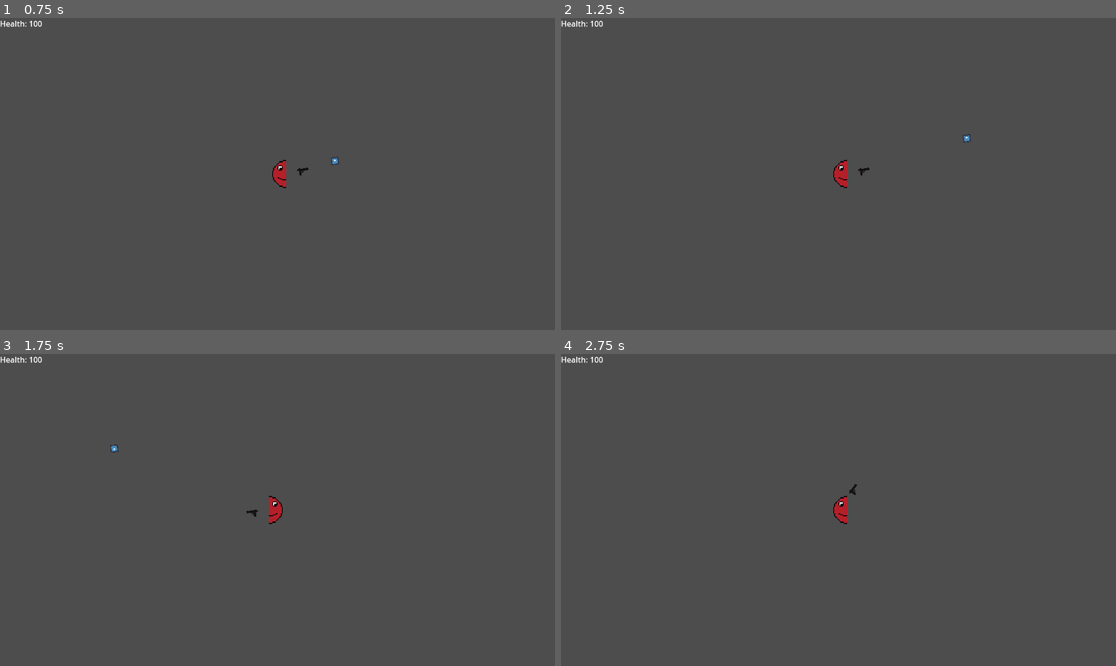
Above: before the commit, frames 1-4 (two rows, left to right).
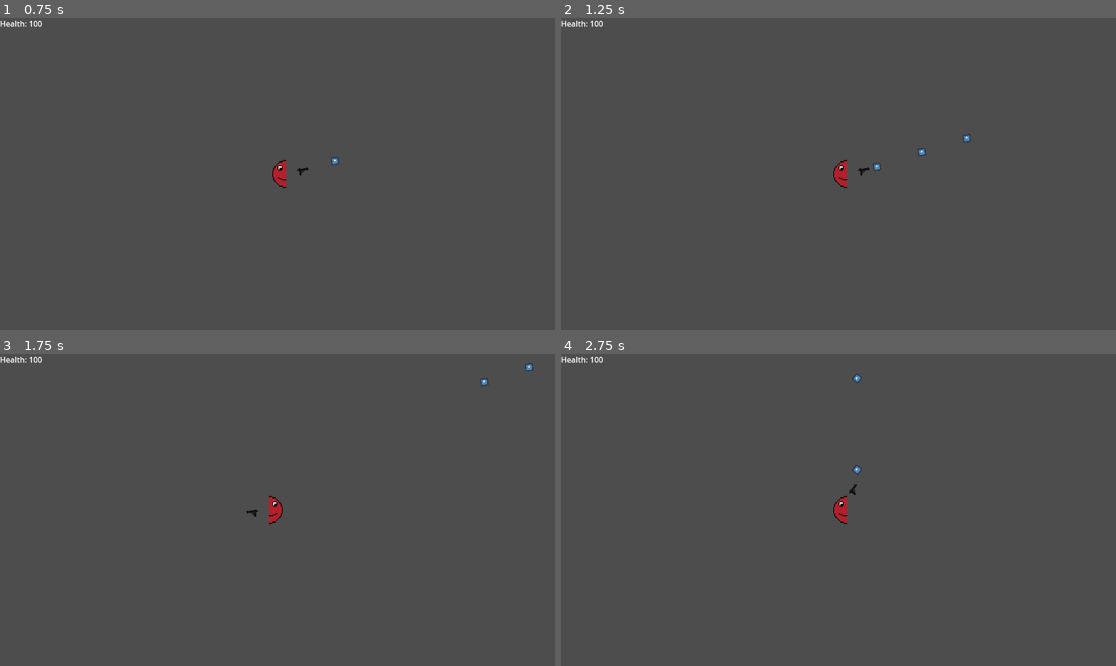
Above: after the commit, the same moments.

Repository: Techtix0/horde_survivor
Game: Godot game, scene res://src/level_01.tscn
The game is run twice, just before and just after one commit, with the same random seed, the same clock (stepped at 60 frames per second) and the same inputs. The engine's default icon, where the game draws it, is replaced by a stand-in: a white triangle on a blue panel in a dark square.
Inputs (mouse positions are in pixels of both pictures, inside the frame that each line leads up to):
- Up to frame 1 (0.75 s): tap Enter at 0.5 s; move the mouse to (399, 158) at 0.52 s; press the mouse at (399, 158) at 0.53 s; hold D (right) from 0.53 s (still down)
- Up to frame 2 (1.25 s): keep holding D (right)
- Up to frame 3 (1.75 s): move the mouse to (166, 525) at 1.27 s; release D (right) at 1.28 s; release the mouse at (166, 525) at 1.28 s; hold S (down) from 1.28 s (still down); click (166, 525) at 1.35 s
- Up to frame 4 (2.75 s): move the mouse to (894, 441) at 2.02 s; release S (down) at 2.03 s; press the mouse at (894, 441) at 2.03 s; hold D (right) from 2.03 s (still down)

Frame 1 is identical in both runs. In frame 2, less than 0.1% of the frame differs, in the area x 56-66%, y 41-49%; in frame 3, less than 0.1%, in the area x 19-97%, y 2-32%; in frame 4, less than 0.1%.

Commit message:
Update: continuous firing when holding down shoot action

Diff:
--- a/src/scenes/items/basic_gun.tscn
+++ b/src/scenes/items/basic_gun.tscn
@@ -9,7 +9,7 @@
 script = ExtResource("2_vyutr")
 bullet_preload = ExtResource("3_thuhw")
 bullet_speed = 500.0
-fire_delay = 0.1
+fire_delay = 0.3
 bullet_lifetime = 3.0
 
 [node name="BulletSpawnPoint" type="Marker2D" parent="."]
--- a/src/state_machines/attack_states/attack.gd
+++ b/src/state_machines/attack_states/attack.gd
@@ -1,10 +1,16 @@
 extends State
 
 @export var idle_state: State
+
+func process_input(event: InputEvent) -> State:
+	# Only stop firing if the shoot action is released
+	if event.is_action_released("shoot"):
+		return idle_state
+	return null
 
 func process_physics(delta: float) -> State:
 	# Decrease fire delay and fire weapon
 	var weapon = parent.get_node("WeaponPosition").get_child(0)
 	weapon.process_physics(delta)
 	weapon.fire_weapon()
-	return idle_state
+	return null
